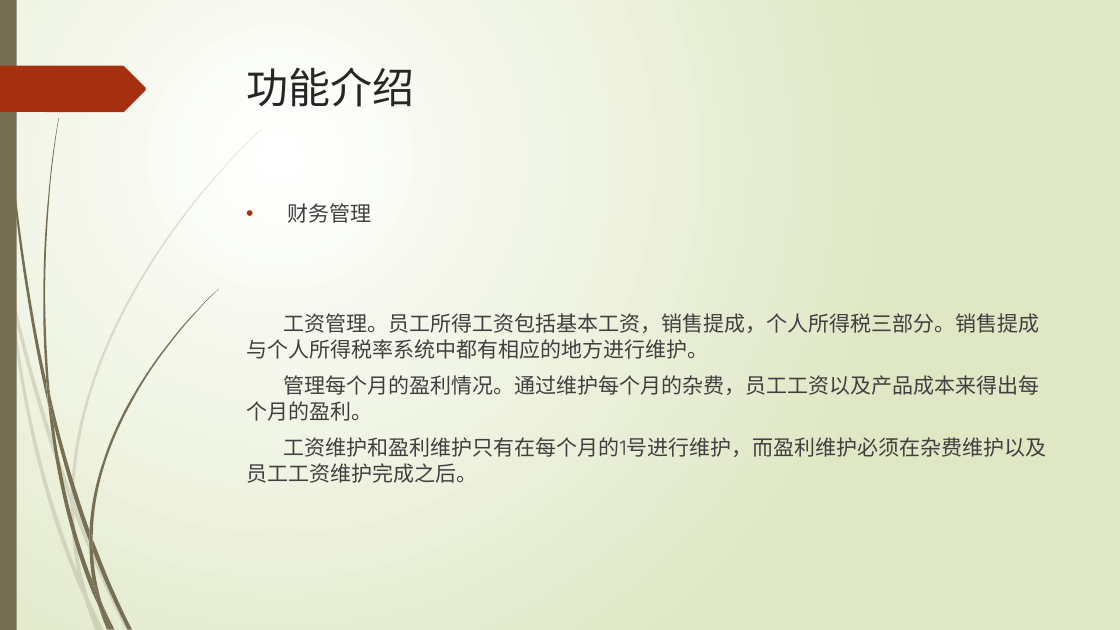
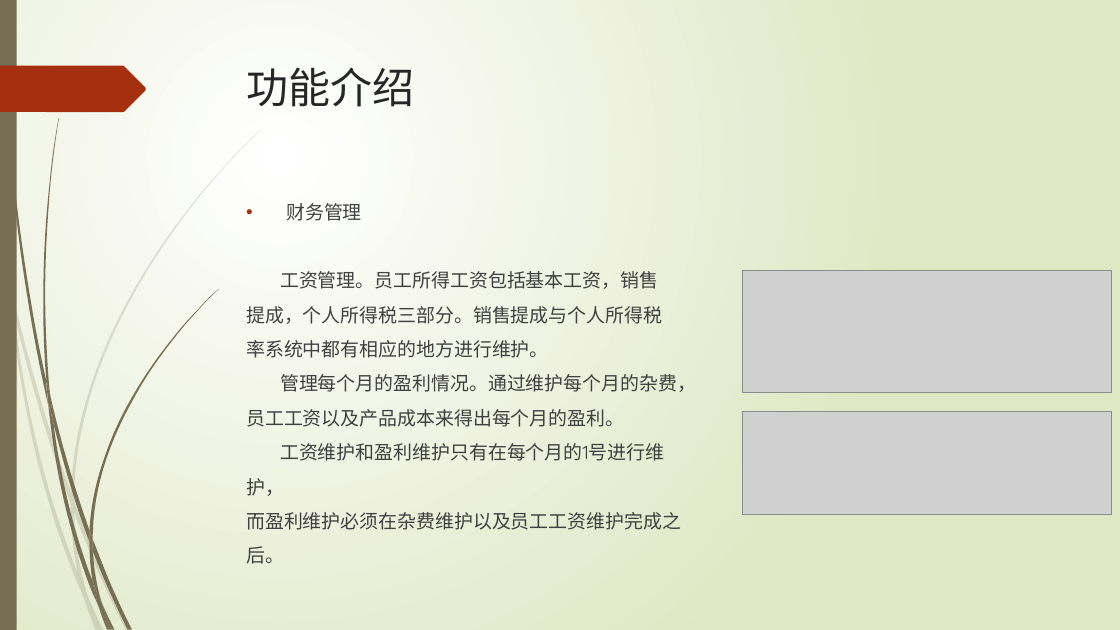
Before and after one commit to LNNying/CompletionReport, a slide deck: slide 9 of 软外4-刘宁宁201540704137-产品说明.pptx. Drawn at 1120x630 pixels with LibreOffice and Linux fonts; fonts in the diff are those of the drawing; grey boxes stand for pictures. Boxes give left, top, right and bottom in pixels: in the first picture for what was removed or moved away, otherwise in the second. Text is boxed around its words. In the diff, an @@ line names an element or a change of style, - is before the commit and + after.

Commit message:
修改产品文档

```diff
--- a/软外4-刘宁宁201540704137-产品说明.pptx
+++ b/软外4-刘宁宁201540704137-产品说明.pptx
@@ text at (286,203,362,221): size 18 to 16.2 pt in "财务管理" @@
@@ text at (246,271,696,530): text changed; size 18 to 16.2 pt @@
-工资管理。员工所得工资包括基本工资，销售提成，个人所得税三部分。销售提成与个人所得税率系统中都有相应的地方进行维护。
-管理每个月的盈利情况。通过维护每个月的杂费，员工工资以及产品成本来得出每个月的盈利。
-工资维护和盈利维护只有在每个月的1号进行维护，而盈利维护必须在杂费维护以及员工工资维护完成之后。
+工资管理。员工所得工资包括基本工资，销售
+提成，个人所得税三部分。销售提成与个人所得税
+率系统中都有相应的地方进行维护。
+管理每个月的盈利情况。通过维护每个月的杂费，
+员工工资以及产品成本来得出每个月的盈利。
+工资维护和盈利维护只有在每个月的1号进行维
+护，
+而盈利维护必须在杂费维护以及员工工资维护完成之
+后。
@@ picture added at (743,271,1112,392) @@
@@ picture added at (743,411,1112,514) @@
```
Also in this commit, not shown: 11 other slides changed.
